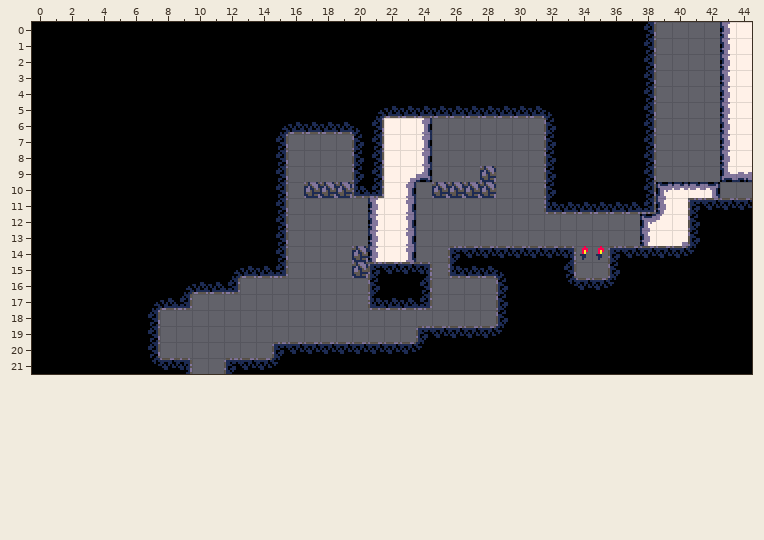
Tiled map: assets/tiled/maps/room08.tmx. Above, as it was before the edit.
Cells are 8x8 px. Shown: x 0..44, y 0..21.
New version:
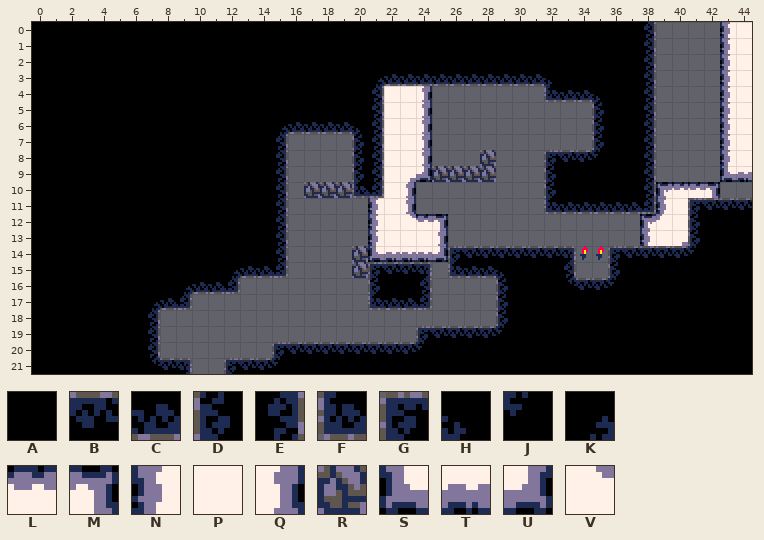
Key: from "tileset": A 0, B 1, C 1 turned 180, D 1 turned 270, E 1 turned 90, F 2 turned 180, G 2 turned 270, H 3 turned 180, J 3 turned 270, K 3 turned 90, L 19 "heat", M 20 "heat", N 34 "heat", P 35 "heat", Q 36 "heat", R 37, S 50 "heat", T 51 "heat", U 52 "heat", V 69 "heat".
_ is an empty cell, . an unchanged one.
From old to new:
--- layer "Tiles"
@@ x 21..35 @@
- 3 AAAAAAAAAAAA...
- 4 AAAAAAAAAAAAAAA
- 5 KCCCCCCCCCCHAAA
- 6 ...........DAAA
- 7 ...........DAAA
- 8 ......._...DAAA
- 9 ....___........
-10 ....RRRR.......
+ 3 KCCCCCCCCCCH...
+ 4 EPPQ_______FCCH
+ 5 EPPQ__________D
+ 6 ...........___D
+ 7 ...........___D
+ 8 .......R...GBBJ
+ 9 ....RRR........
+10 ....____.......
@@ x 21..25 @@
-12 ..Q__
-13 ..Q__
-14 NPQ__
+12 ..VLM
+13 ..PPQ
+14 STTTU
